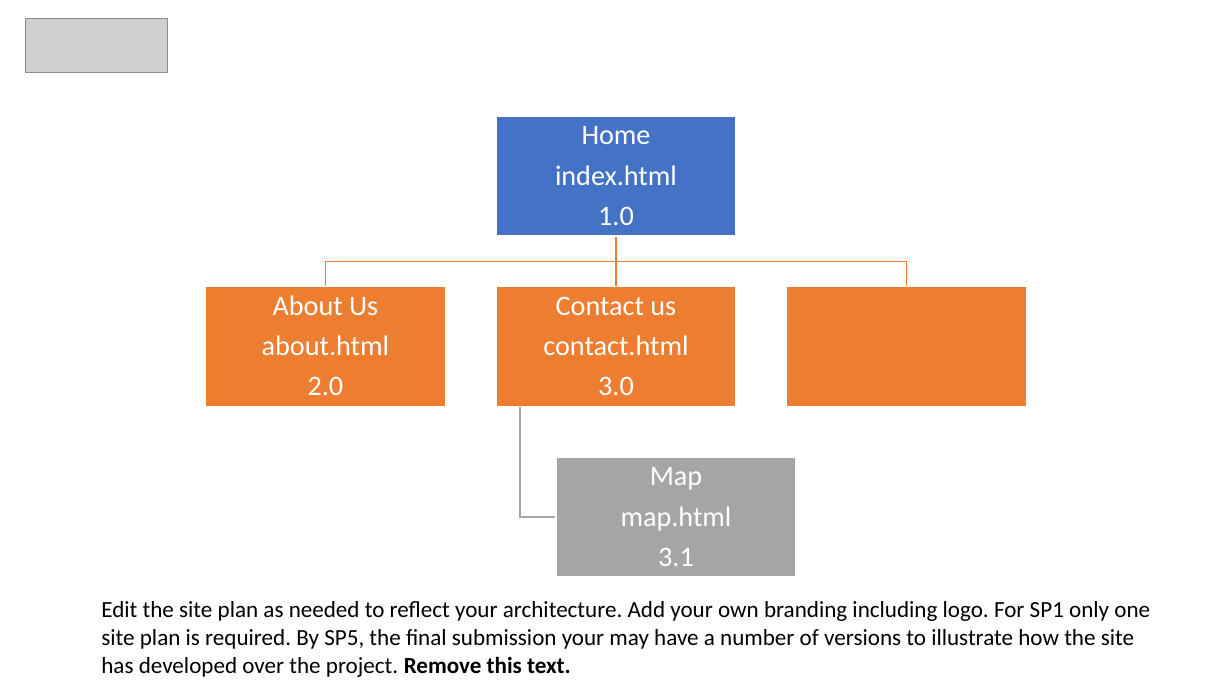
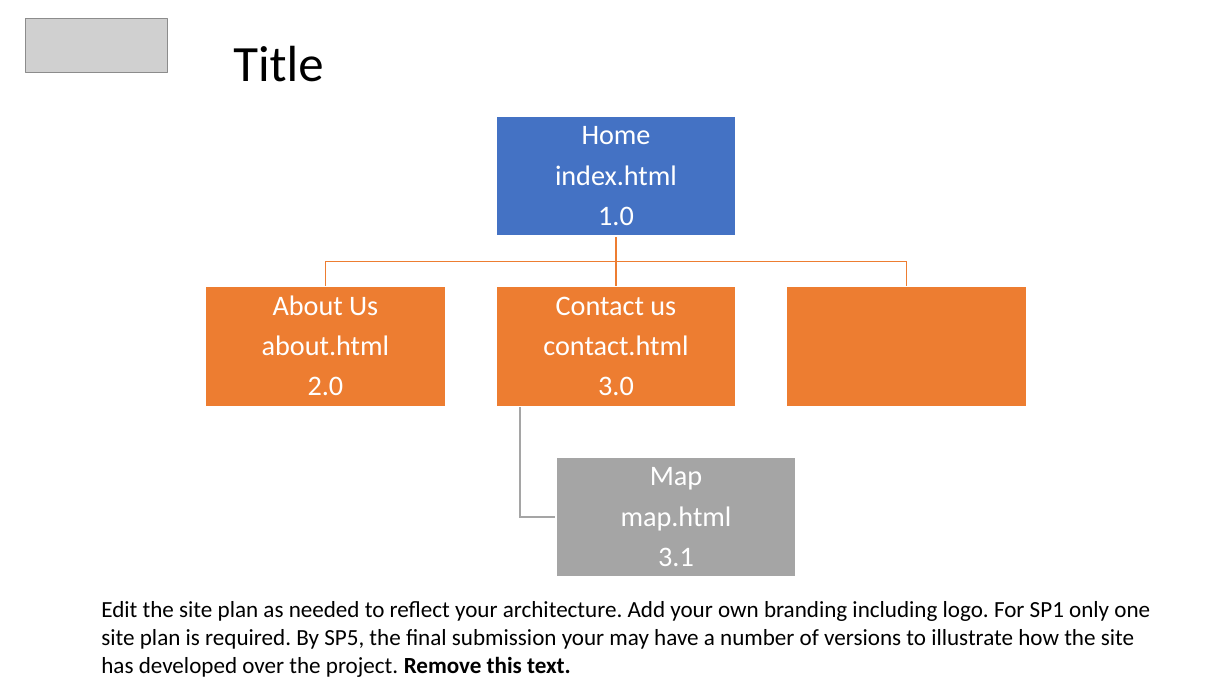
Before and after one commit to GeorgeGray97/level5-portfolio, a slide deck: slide 1 of templates/template_site_plan.pptx. Drawn at 1232x693 pixels with LibreOffice and Linux fonts; fonts in the diff are those of the drawing; grey boxes stand for pictures. Boxes give left, top, right and bottom in pixels: in the first picture for what was removed or moved away, otherwise in the second. Text is boxed around its words. In the diff, an @@ line names an element or a change of style, - is before the commit and + after.

```diff
--- a/templates/template_site_plan.pptx
+++ b/templates/template_site_plan.pptx
@@ title added at (233, 45, 323, 82), 39.6 pt, text #000000 @@
+Title
```
Also in this commit, not shown: 9 other files.
